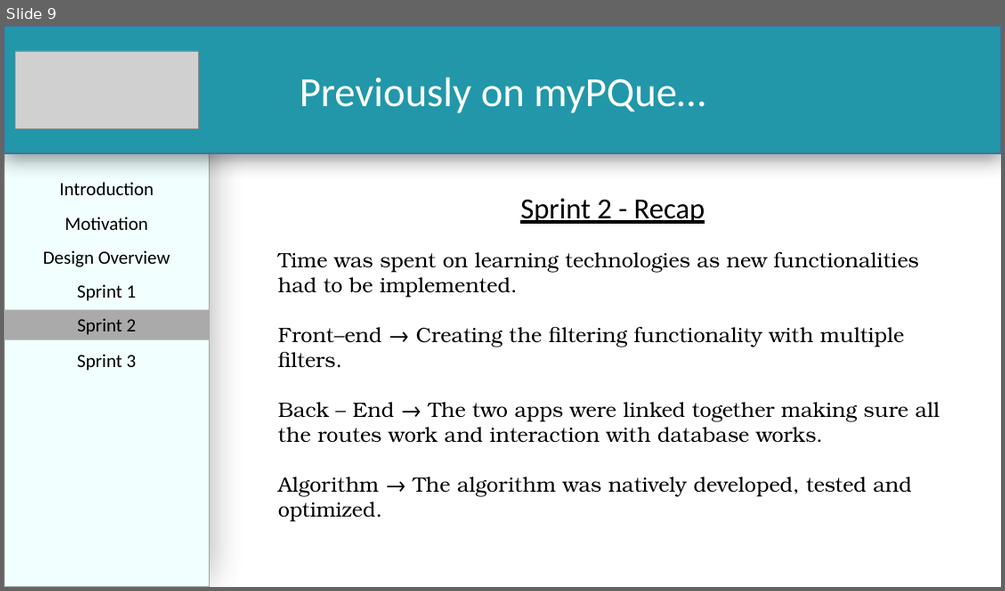
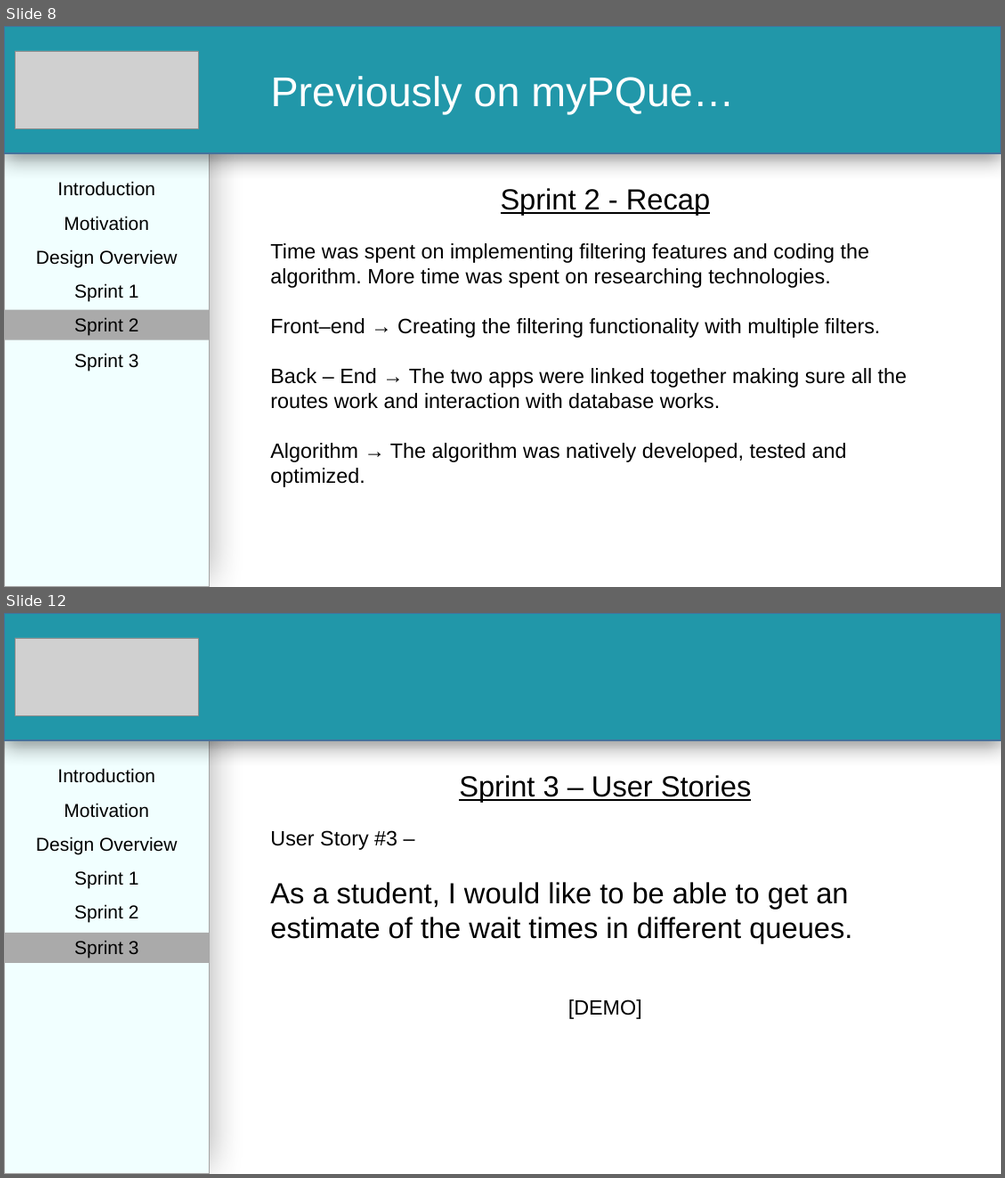
Before and after one commit to PalinaRawat/MyPQue, a slide deck: Documents/Team 7 - Sprint 3 Presentation.pptx. Shown one above the other, each under a label of ours: slide 9 before the commit, slides 8 and 12 after it; the slides between them are not shown. The pictures are 1005x591 and 1005x1178 pixels, drawn with LibreOffice and Linux fonts; fonts in the diff are those of the drawing; grey boxes stand for pictures. Boxes give left, top, right and bottom in pixels: in the first picture for what was removed or moved away, otherwise in the second. Text is boxed around its words. In the diff, an @@ line names an element or a change of style, - is before the commit and + after.

Commit message:
Completed Demo Presentation

```diff
--- a/Documents/Team 7 - Sprint 3 Presentation.pptx
+++ b/Documents/Team 7 - Sprint 3 Presentation.pptx
@@ slide 12 added at bbox=[4, 613, 1001, 1174], background #FFFFFF @@
@@ rectangle added at bbox=[4, 613, 210, 1174], fill #F1FFFF, outline #A5A5A5 1 pt @@
@@ rectangle added at bbox=[4, 613, 1001, 740], fill #2197A9, outline #43739E 1 pt @@
@@ picture added at bbox=[16, 638, 198, 715] @@
@@ text added at bbox=[57, 768, 155, 783], 18 pt, text #000000 @@
+Introduction
@@ text added at bbox=[270, 775, 852, 1019], 28 pt, text #000000 @@
+Sprint 3 – User Stories
+User Story #3 –
+As a student, I would like to be able to get an estimate of the wait times in different queues.
+[DEMO]
@@ text added at bbox=[64, 803, 149, 818], 18 pt, text #000000 @@
+Motivation
@@ text added at bbox=[36, 836, 177, 855], 18 pt, text #000000 @@
+Design Overview
@@ text added at bbox=[74, 870, 139, 889], 18 pt, text #000000 @@
+Sprint 1
@@ text added at bbox=[74, 904, 139, 923], 18 pt, text #000000 @@
+Sprint 2
@@ rectangle added at bbox=[4, 933, 210, 962], fill #AAAAAA, 18 pt, text #000000 @@
+Sprint 3
@@ what was slide 9 is now slide 8 @@
@@ slide 8 changed as well @@
@@ text "Sprint 2 - Recap": place and size @@
-text "Sprint 2 - Recap" at bbox=[278, 198, 940, 522]
+text "Sprint 2 - Recap" at bbox=[270, 188, 906, 487]
@@ text at bbox=[270, 188, 906, 487]: font Calibri to Arial in "Sprint 2 - Recap"; font TeX Gyre Bonum to Arial in "Front–end → Creating the filtering functionality with ...", "Back – End → The two apps ...", "Algorithm → The algorithm was natively developed, ..." @@
@@ text at bbox=[270, 243, 869, 288]: text changed; font TeX Gyre Bonum to Arial @@
-Time was spent on learning technologies as new functionalities had to be implemented.
+Time was spent on implementing filtering features and coding the algorithm. More time was spent on researching technologies.
@@ font Calibri to Arial in 7 elements at bbox=[4, 26, 1001, 153], bbox=[57, 181, 155, 196], bbox=[64, 216, 149, 231], bbox=[36, 249, 177, 268], bbox=[74, 283, 139, 302], bbox=[4, 309, 210, 339], bbox=[74, 353, 139, 371] @@
```
Also in this commit, not shown: 9 other slides changed, 7 other slides added, 1 other file.
